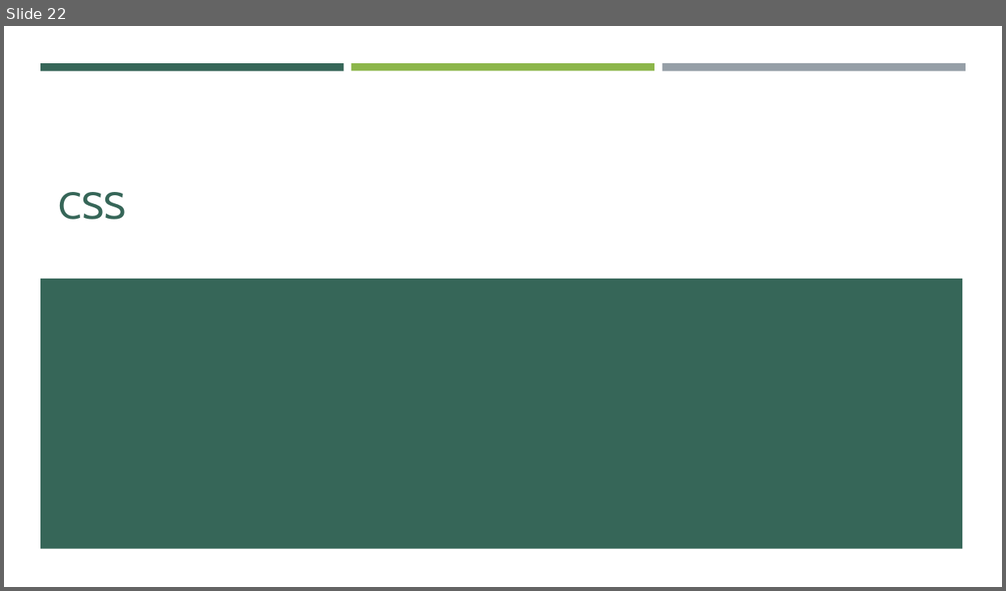
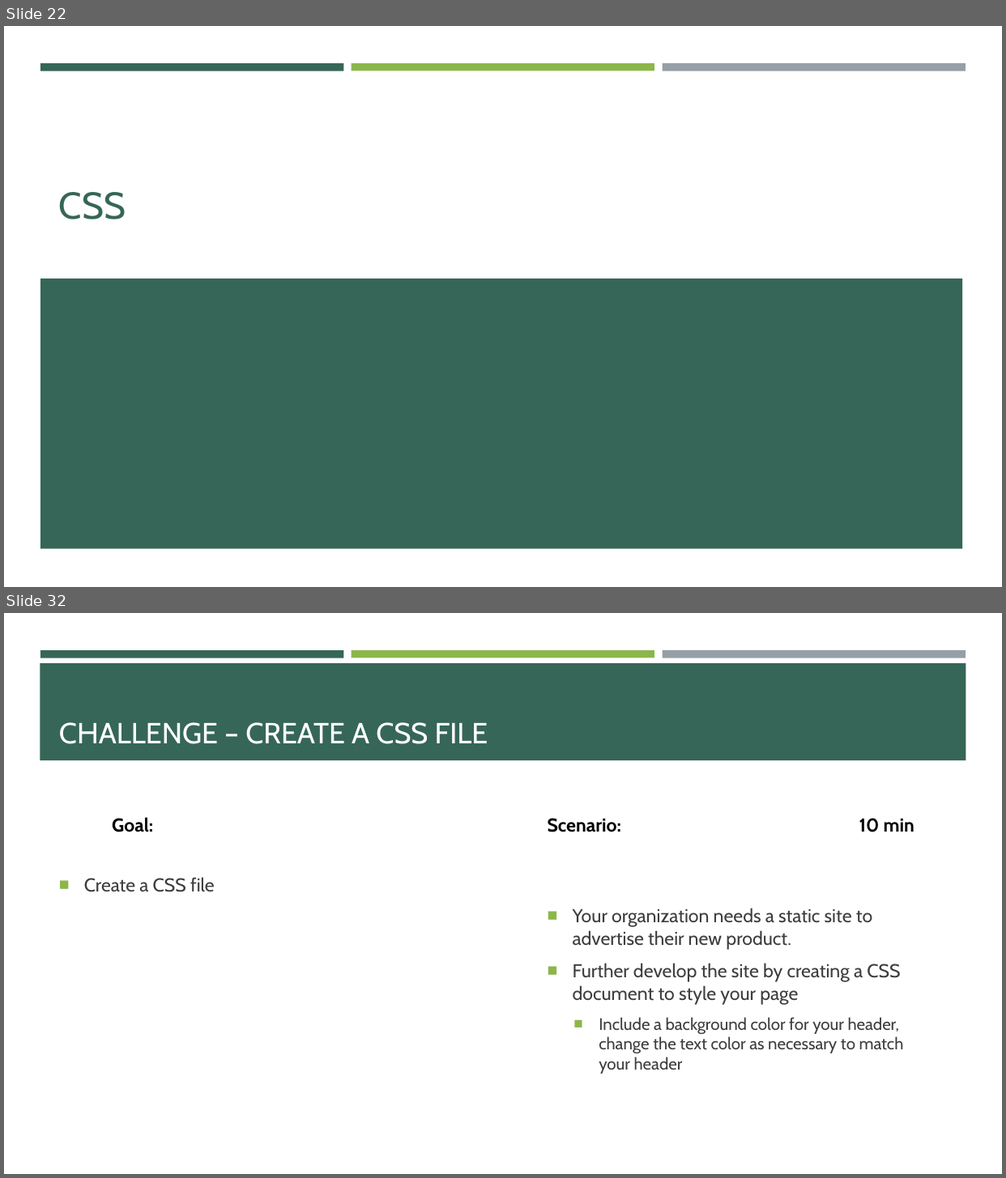
Before and after one commit to e-m-wilson/SNOW, a slide deck: Week_1/003-HTML_&_CSS/HTML-CSS.pptx. Shown one above the other, each under a label of ours: slide 22 before the commit, slides 22 and 32 after it; the slides between them are not shown. The pictures are 1006x591 and 1006x1178 pixels, drawn with LibreOffice and Linux fonts; fonts in the diff are those of the drawing. Boxes give left, top, right and bottom in pixels: in the first picture for what was removed or moved away, otherwise in the second. Text is boxed around its words. In the diff, an @@ line names an element or a change of style, - is before the commit and + after.

```diff
--- a/Week_1/003-HTML_&_CSS/HTML-CSS.pptx
+++ b/Week_1/003-HTML_&_CSS/HTML-CSS.pptx
@@ slide 32 added at (4, 613, 1002, 1174), background #FFFFFF; not listed: 3 template elements that a slide beside it also shows @@
@@ rectangle added at (40, 663, 966, 760), fill #366658 @@
@@ title added at (59, 722, 488, 744), 28 pt, text #FFFFFF @@
+CHALLENGE – CREATE A CSS FILE
@@ text added at (112, 817, 153, 833), 18 pt, text #000000, bold @@
+Goal:
@@ text added at (548, 818, 914, 833), 18 pt, text #000000, bold @@
+Scenario: 10 min
@@ text added at (84, 877, 215, 892), 18 pt, text #3D3D3D @@
+■ Create a CSS file
@@ text added at (573, 908, 904, 1074), 18 pt, text #3D3D3D @@
+■ Your organization needs a static site to advertise their new product.
+■ Further develop the site by creating a CSS document to style your page
+  ■ Include a background color for your header, change the text color as necessary to match your header
```
Also in this commit, not shown: 20 other slides added, 1 other file.
